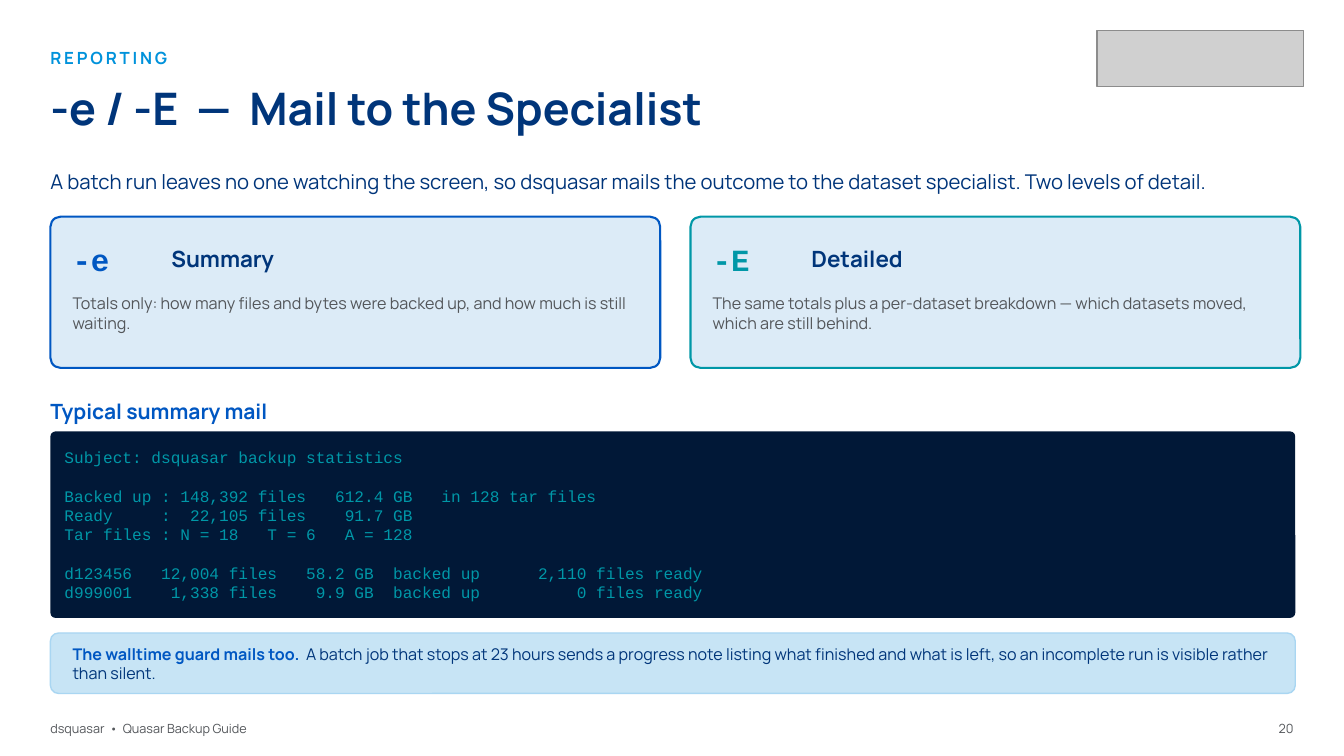
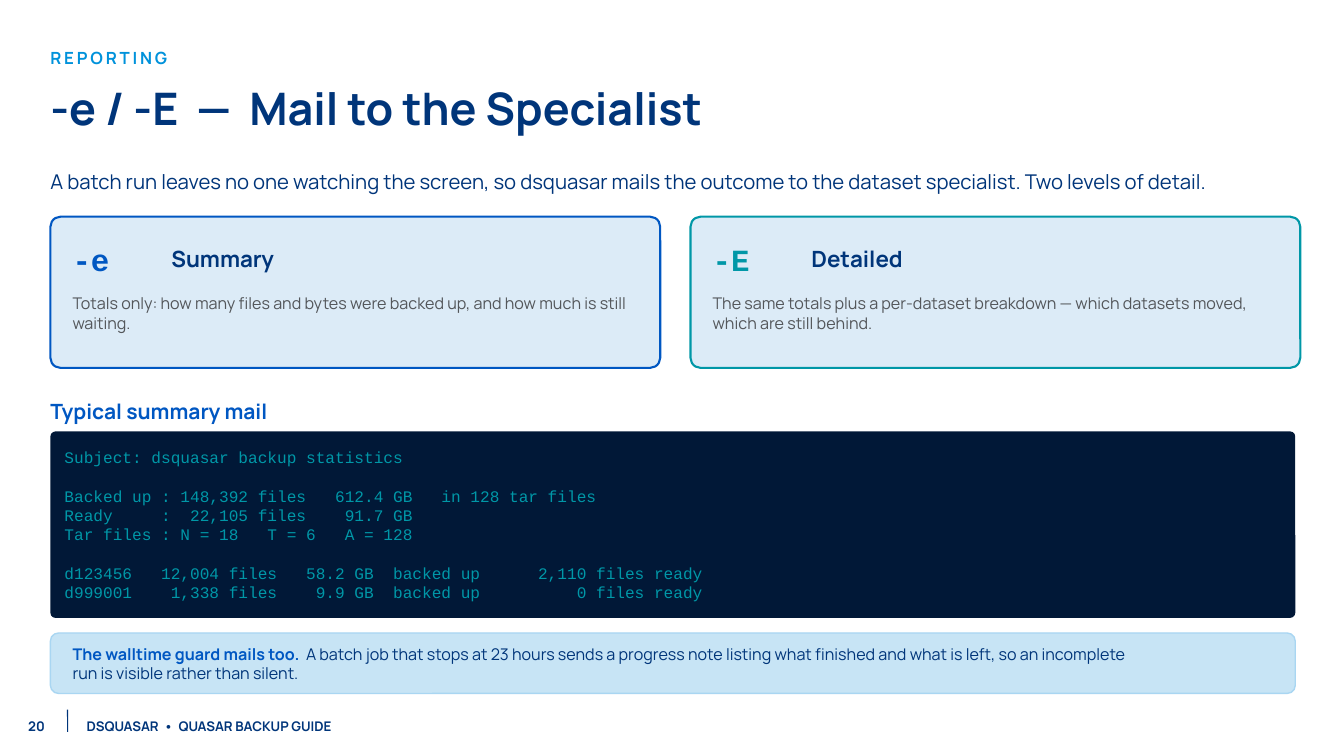
Before and after one commit to NCAR/rda-python-dsquasar, a slide deck: slide 21 of docs/slides/dsquasar_guide.pptx. Drawn at 1344x756 pixels with LibreOffice and Linux fonts; fonts in the diff are those of the drawing; grey boxes stand for pictures; background and template pictures are left out. Boxes give left, top, right and bottom in pixels: in the first picture for what was removed or moved away, otherwise in the second. Text is boxed around its words. In the diff, an @@ line names an element or a change of style, - is before the commit and + after.

```diff
--- a/docs/slides/dsquasar_guide.pptx
+++ b/docs/slides/dsquasar_guide.pptx
@@ picture removed at (1097, 30, 1304, 87) @@
@@ text "The walltime guard mails too. ..." rewrapped from (73, 648, 1268, 680) to (73, 648, 1125, 680) @@
@@ text "20": place and size @@
-text "20" at (1279, 723, 1294, 733)
+text "20" at (28, 721, 45, 731)
@@ text "20" at (28, 721, 45, 731): size 9 to 9.5 pt, text colour #53565A to #00357A, bold on; alignment right to left @@
@@ line added from (68, 710) to (68, 732), #00357A 0.75 pt @@
@@ text at (87, 721, 331, 732): text changed; size 9 to 9.5 pt; text colour #53565A to #00357A; bold on @@
-dsquasar • Quasar Backup Guide
+DSQUASAR • QUASAR BACKUP GUIDE
```
Also in this commit, not shown: 26 other slides changed, 5 other files.
